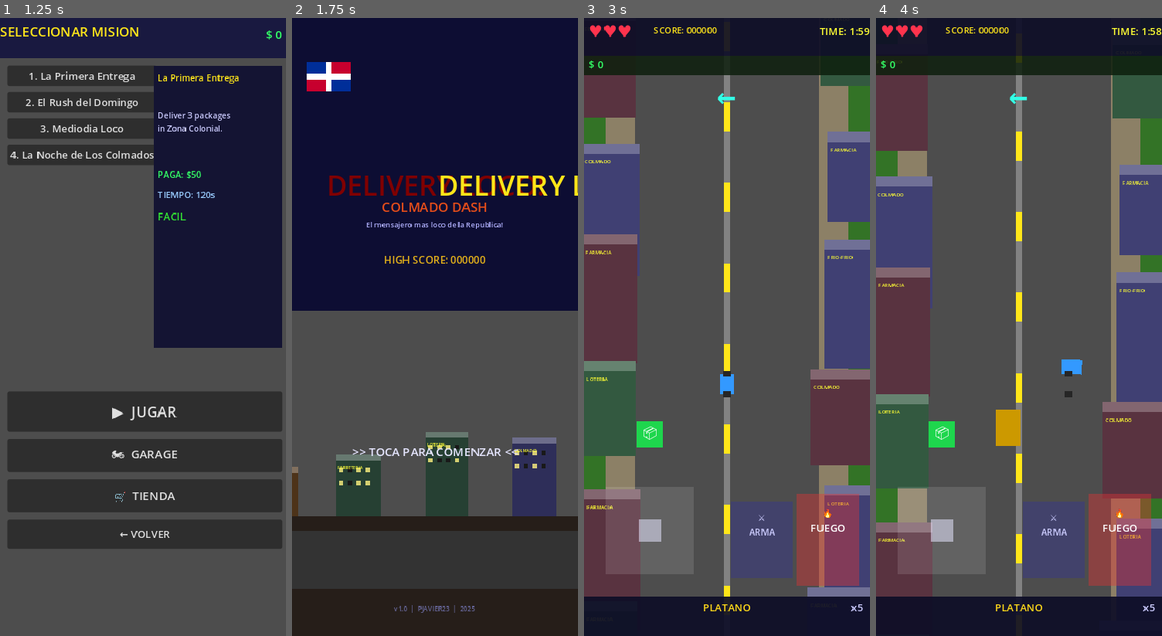
Above: before the commit, frames 1-4 (left to right).
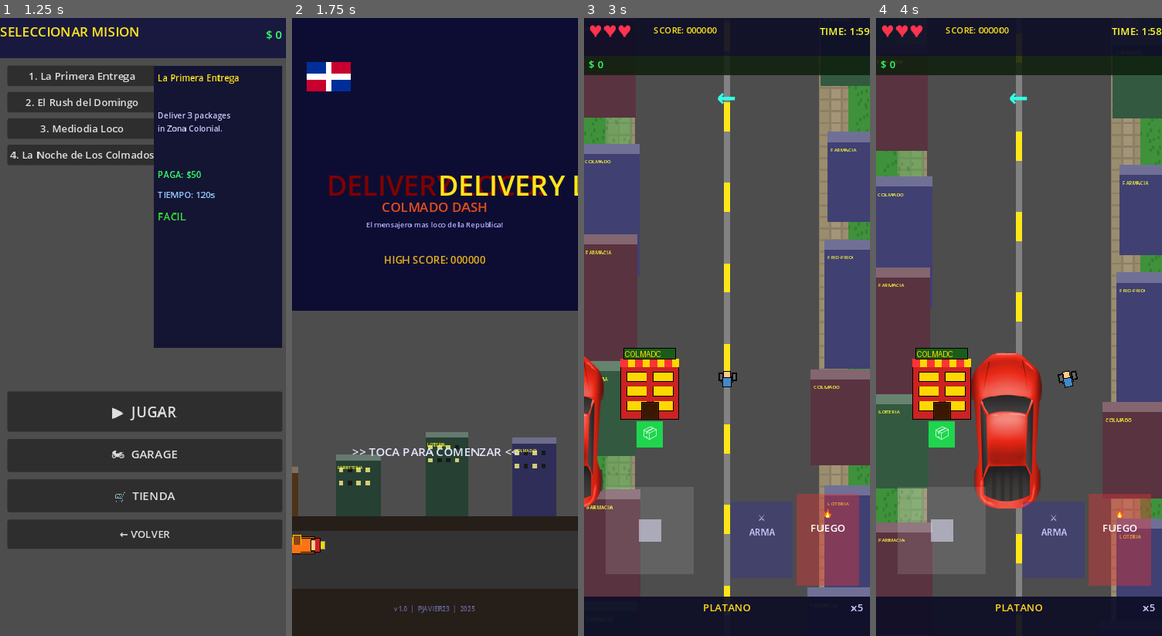
Above: after the commit, the same moments.

Repository: Pjavier23/colmado-godot
Game: Godot game, scene res://scenes/Main.tscn
The game is run twice, just before and just after one commit, with the same random seed, the same clock (stepped at 60 frames per second) and the same inputs.
Inputs (mouse positions are in pixels of both pictures, inside the frame that each line leads up to):
- Up to frame 1 (1.25 s): tap Enter at 0.5 s; move the mouse to (205, 296) at 0.52 s; hold D (move_right) from 0.53 s (still down); click (205, 296) at 0.67 s; tap Space at 0.77 s
- Up to frame 2 (1.75 s): release D (move_right) at 1.25 s; click "← VOLVER" at 1.25 s
- Up to frame 3 (3 s): drag from (669, 357) to (712, 450) at 2.02 s; click "▶ JUGAR" at 2.75 s
- Up to frame 4 (4 s): move the mouse to (1047, 191) at 3.52 s; hold D (move_right) from 3.53 s (still down)

Frame 1 is identical in both runs. In frame 2, 0.3% of the frame differs, in the area x 0-12%, y 83-87%; in frame 3, 6.0%; in frame 4, 9.7%, in the area x 0-100%, y 16-82%.

Commit message:
Spec 1: Real pixel art sprites integrated - vehicles, characters, weapons, tiles, buildings

Diff:
--- a/scripts/Enemy.gd
+++ b/scripts/Enemy.gd
@@ -19,6 +19,14 @@
 
 @onready var body_rect: ColorRect = $BodyRect
 @onready var hit_area: Area2D = $HitArea
+
+var enemy_sprite: Sprite2D = null
+
+const ENEMY_TEXTURES = {
+	EnemyType.SABOTEUR: "res://assets/sprites/characters/saboteur.png",
+	EnemyType.CAR: "res://assets/sprites/vehicles/enemy_car1.png",
+	EnemyType.POLICE: "res://assets/sprites/vehicles/police_car.png",
+}
 
 const ENEMY_COLORS = {
 	EnemyType.SABOTEUR: Color(0.9, 0.1, 0.1),
@@ -45,6 +53,18 @@
 			EnemyType.POLICE:
 				body_rect.size = Vector2(26, 36)
 		body_rect.position = -body_rect.size / 2
+	_setup_enemy_sprite()
+
+func _setup_enemy_sprite() -> void:
+	var tex_path = ENEMY_TEXTURES.get(enemy_type, "")
+	if tex_path:
+		enemy_sprite = Sprite2D.new()
+		enemy_sprite.name = "EnemySprite"
+		enemy_sprite.texture = load(tex_path)
+		enemy_sprite.position = Vector2(0, 0)
+		add_child(enemy_sprite)
+		if body_rect:
+			body_rect.visible = false
 
 func _physics_process(delta: float) -> void:
 	if not active:
@@ -112,8 +132,13 @@
 
 func take_damage(amount: int = 1) -> bool:
 	health -= amount
-	if body_rect:
-		# Flash white
+	# Flash white — use sprite if available, else body_rect
+	if enemy_sprite:
+		enemy_sprite.modulate = Color.WHITE
+		await get_tree().create_timer(0.1).timeout
+		if is_instance_valid(self) and enemy_sprite:
+			enemy_sprite.modulate = Color.WHITE  # reset to white (normal)
+	elif body_rect:
 		var original = body_rect.color
 		body_rect.color = Color.WHITE
 		await get_tree().create_timer(0.1).timeout
--- a/scripts/GameScene.gd
+++ b/scripts/GameScene.gd
@@ -122,6 +122,45 @@
 		return
 	var vp = get_viewport_rect().size
 
+	# Add tiled road texture overlay on the RoadBg node
+	var road_bg = get_node_or_null("World/RoadBg")
+	if road_bg:
+		var road_tex = TextureRect.new()
+		road_tex.name = "RoadTexture"
+		road_tex.texture = load("res://assets/sprites/tiles/road.png")
+		road_tex.stretch_mode = TextureRect.STRETCH_TILE
+		road_tex.anchors_preset = 15  # full rect
+		road_tex.anchor_right = 1.0
+		road_tex.anchor_bottom = 1.0
+		road_tex.modulate = Color(1, 1, 1, 0.4)  # subtle overlay
+		road_bg.add_child(road_tex)
+
+	# Add tiled grass texture on sidewalks/grass strips
+	for grass_node_name in ["GrassLeft", "GrassRight"]:
+		var grass_node = get_node_or_null("World/" + grass_node_name)
+		if grass_node:
+			var grass_tex = TextureRect.new()
+			grass_tex.texture = load("res://assets/sprites/tiles/grass.png")
+			grass_tex.stretch_mode = TextureRect.STRETCH_TILE
+			grass_tex.anchors_preset = 15
+			grass_tex.anchor_right = 1.0
+			grass_tex.anchor_bottom = 1.0
+			grass_tex.modulate = Color(1, 1, 1, 0.5)
+			grass_node.add_child(grass_tex)
+
+	# Add tiled sidewalk texture
+	for sw_node_name in ["SidewalkLeft", "SidewalkRight"]:
+		var sw_node = get_node_or_null("World/" + sw_node_name)
+		if sw_node:
+			var sw_tex = TextureRect.new()
+			sw_tex.texture = load("res://assets/sprites/tiles/sidewalk.png")
+			sw_tex.stretch_mode = TextureRect.STRETCH_TILE
+			sw_tex.anchors_preset = 15
+			sw_tex.anchor_right = 1.0
+			sw_tex.anchor_bottom = 1.0
+			sw_tex.modulate = Color(1, 1, 1, 0.5)
+			sw_node.add_child(sw_tex)
+
 	# Road center strip - road marks
 	for i in ROAD_MARK_COUNT:
 		var mark = ColorRect.new()
@@ -251,6 +290,8 @@
 			has_package = true
 			pickup_active = false
 			pickup_marker.visible = false
+			if colmado_sprite:
+				colmado_sprite.visible = false
 			player.has_package = true
 			if hud:
 				hud.show_delivery_message("¡COGISTE EL PAQUETE!", Color(0.2, 1.0, 0.4))
@@ -376,12 +417,22 @@
 	else:
 		hud.update_arrow(Vector2.ZERO)
 
+var colmado_sprite: Sprite2D = null
+
 func _spawn_pickup() -> void:
 	var vp = get_viewport_rect().size
 	pickup_pos = Vector2(randf_range(60, vp.x - 60), randf_range(150, vp.y - 150))
 	if pickup_marker:
 		pickup_marker.global_position = pickup_pos - pickup_marker.size / 2
 		pickup_marker.visible = true
+
+	# Show colmado building sprite at pickup location
+	if colmado_sprite == null:
+		colmado_sprite = Sprite2D.new()
+		colmado_sprite.texture = load("res://assets/sprites/buildings/colmado.png")
+		add_child(colmado_sprite)
+	colmado_sprite.global_position = pickup_pos - Vector2(0, 70)
+	colmado_sprite.visible = true
 	pickup_active = true
 
 func _spawn_dropoff() -> void:
--- a/scripts/MenuScene.gd
+++ b/scripts/MenuScene.gd
@@ -50,6 +50,28 @@
 		buildings_data.append(b)
 		building_nodes.append(b)
 		x_pos += b["width"] + randi() % 10 + 2
+
+	# Add animated moped sprite riding across the road strip
+	_add_moped_sprite()
+
+func _add_moped_sprite() -> void:
+	var road_strip = get_node_or_null("RoadStrip")
+	var road_y = 740.0  # default road center y
+	if road_strip:
+		road_y = road_strip.position.y + road_strip.size.y / 2
+
+	var moped = Sprite2D.new()
+	moped.name = "MopedSprite"
+	moped.texture = load("res://assets/sprites/vehicles/moped_player.png")
+	moped.position = Vector2(-60, road_y - 20)
+	# Rotate to face right (sprites face up by default)
+	moped.rotation = PI / 2
+	add_child(moped)
+
+	# Animate it riding right across the screen in a loop
+	var tween = create_tween().set_loops()
+	tween.tween_property(moped, "position:x", 460.0, 3.0).set_ease(Tween.EASE_IN_OUT)
+	tween.tween_property(moped, "position:x", -60.0, 0.01)  # instant reset
 
 func _make_building(x: float) -> Dictionary:
 	var height = randi() % 80 + 40
--- a/scripts/Player.gd
+++ b/scripts/Player.gd
@@ -27,6 +27,9 @@
 # Visual flicker for invincibility
 var flicker_time: float = 0.0
 
+# Sprite reference (replaces ColorRect visually)
+var player_sprite: Sprite2D = null
+
 @onready var body_rect: ColorRect = $BodyRect
 @onready var collision: CollisionShape2D = $CollisionShape2D
 @onready var package_indicator: ColorRect = $PackageIndicator
@@ -36,6 +39,30 @@
 	current_vehicle = GameState.vehicle
 	speed = SPEEDS.get(current_vehicle, 150.0)
 	_update_visuals()
+	_setup_player_sprite()
+
+func _setup_player_sprite() -> void:
+	var tex_path = ""
+	match current_vehicle:
+		"moped":
+			tex_path = "res://assets/sprites/vehicles/moped_player.png"
+		"bicycle":
+			tex_path = "res://assets/sprites/vehicles/bicycle_player.png"
+		"car":
+			tex_path = "res://assets/sprites/vehicles/enemy_car1.png"
+	if tex_path:
+		player_sprite = Sprite2D.new()
+		player_sprite.name = "PlayerSprite"
+		player_sprite.texture = load(tex_path)
+		player_sprite.position = Vector2(0, 0)
+		add_child(player_sprite)
+		if body_rect:
+			body_rect.visible = false
+		# Also hide wheel rects
+		var wf = get_node_or_null("WheelFront")
+		if wf: wf.visible = false
+		var wb = get_node_or_null("WheelBack")
+		if wb: wb.visible = false
 
 func _physics_process(delta: float) -> void:
 	if is_dead:
@@ -45,12 +72,17 @@
 	if invincible:
 		invincible_timer -= delta
 		flicker_time += delta
+		var flicker_vis = fmod(flicker_time, 0.1) < 0.05
 		if body_rect:
-			body_rect.visible = fmod(flicker_time, 0.1) < 0.05
+			body_rect.visible = flicker_vis
+		if player_sprite:
+			player_sprite.visible = flicker_vis
 		if invincible_timer <= 0:
 			invincible = false
 			if body_rect:
-				body_rect.visible = true
+				body_rect.visible = false  # keep hidden if sprite is active
+			if player_sprite:
+				player_sprite.visible = true
 
 	# Move using joystick direction (set externally) or keyboard
 	var input_dir = joystick_dir
@@ -77,8 +109,11 @@
 
 	# Rotation based on movement for visual effect
 	if velocity.length() > 10:
-		if body_rect:
-			body_rect.rotation = lerp_angle(body_rect.rotation, atan2(velocity.y, velocity.x) - PI/2, delta * 8.0)
+		var target_rot = lerp_angle(rotation, atan2(velocity.y, velocity.x) - PI/2, delta * 8.0)
+		if player_sprite:
+			player_sprite.rotation = target_rot
+		elif body_rect:
+			body_rect.rotation = target_rot
 
 func take_hit() -> void:
 	if invincible or is_dead:
@@ -92,7 +127,9 @@
 func die() -> void:
 	is_dead = true
 	emit_signal("player_died")
-	if body_rect:
+	if player_sprite:
+		player_sprite.modulate = Color(0.5, 0.0, 0.0)
+	elif body_rect:
 		body_rect.color = Color(0.5, 0.0, 0.0)
 
 func pick_up_package() -> void:
--- a/scripts/Weapon.gd
+++ b/scripts/Weapon.gd
@@ -28,6 +28,15 @@
 @onready var body_rect: ColorRect = $BodyRect
 @onready var hit_area: Area2D = $HitDetect if has_node("HitDetect") else null
 
+const WEAPON_TEXTURES = {
+	WeaponType.PLATANO: "res://assets/sprites/weapons/platano.png",
+	WeaponType.HUEVO: "res://assets/sprites/weapons/huevo.png",
+	WeaponType.SALAMI: "res://assets/sprites/weapons/salami.png",
+	WeaponType.FART: "res://assets/sprites/weapons/fart.png",
+}
+
+var weapon_sprite: Sprite2D = null
+
 const WEAPON_COLORS = {
 	WeaponType.PLATANO: Color(1.0, 0.85, 0.1),
 	WeaponType.HUEVO: Color(0.95, 0.95, 0.85),
@@ -41,10 +50,22 @@
 func _ready() -> void:
 	origin = global_position
 	_setup_visuals()
+	_setup_weapon_sprite()
 	if weapon_type == WeaponType.SALAMI:
 		_start_arc()
 	elif weapon_type == WeaponType.FART:
 		_start_fart()
+
+func _setup_weapon_sprite() -> void:
+	var tex_path = WEAPON_TEXTURES.get(weapon_type, "")
+	if tex_path:
+		weapon_sprite = Sprite2D.new()
+		weapon_sprite.name = "WeaponSprite"
+		weapon_sprite.texture = load(tex_path)
+		weapon_sprite.position = Vector2(0, 0)
+		add_child(weapon_sprite)
+		if body_rect:
+			body_rect.visible = false
 
 func _setup_visuals() -> void:
 	if not body_rect:
@@ -87,6 +108,8 @@
 		global_position += velocity * delta
 		# Visual spin
 		rotation += delta * 10.0
+		if weapon_sprite:
+			weapon_sprite.rotation += delta * 10.0
 		# If returned near origin
 		if global_position.distance_to(origin) < 20:
 			emit_signal("weapon_expired")
@@ -95,6 +118,8 @@
 func _update_huevo(delta: float) -> void:
 	global_position += velocity * delta
 	rotation += delta * 5.0
+	if weapon_sprite:
+		weapon_sprite.rotation += delta * 5.0
 	var vp = get_viewport_rect().size
 	if global_position.x < -20 or global_position.x > vp.x + 20 or \
 	   global_position.y < -20 or global_position.y > vp.y + 20:
@@ -129,11 +154,16 @@
 		queue_free()
 
 func _start_fart() -> void:
-	if body_rect:
+	if weapon_sprite:
+		weapon_sprite.modulate = Color(1, 1, 1, 0.0)
+		var tween = create_tween()
+		tween.tween_property(weapon_sprite, "modulate:a", 0.7, 0.5)
+		tween.tween_property(weapon_sprite, "modulate:a", 0.3, 2.0)
+	elif body_rect:
 		body_rect.color = Color(0.5, 0.9, 0.3, 0.0)
-	var tween = create_tween()
-	tween.tween_property(body_rect, "color:a", 0.5, 0.5)
-	tween.tween_property(body_rect, "color:a", 0.2, 2.0)
+		var tween = create_tween()
+		tween.tween_property(body_rect, "color:a", 0.5, 0.5)
+		tween.tween_property(body_rect, "color:a", 0.2, 2.0)
 
 func _update_fart(delta: float) -> void:
 	# Wobble slightly
Binary file added: assets/sprites/buildings/colmado.png
Binary file added: assets/sprites/characters/character.png
Binary file added: assets/sprites/characters/saboteur.png
Binary file added: assets/sprites/characters/urban.png
Binary file added: assets/sprites/characters/walk.png
Binary file added: assets/sprites/tiles/grass.png
Binary file added: assets/sprites/tiles/road.png
Binary file added: assets/sprites/tiles/sidewalk.png
Binary file added: assets/sprites/ui/arrow.png
Binary file added: assets/sprites/ui/pickup_marker.png
Binary file added: assets/sprites/vehicles/1.png
Binary file added: assets/sprites/vehicles/2.png
(and 28 more such lines)
